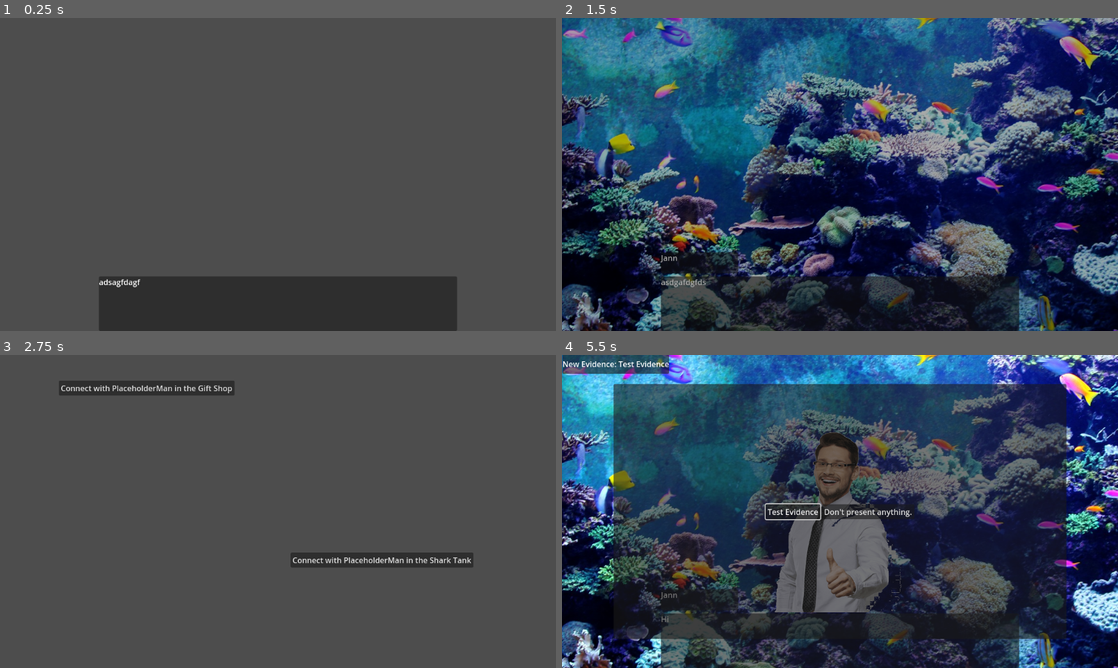
Above: before the commit, frames 1-4 (two rows, left to right).
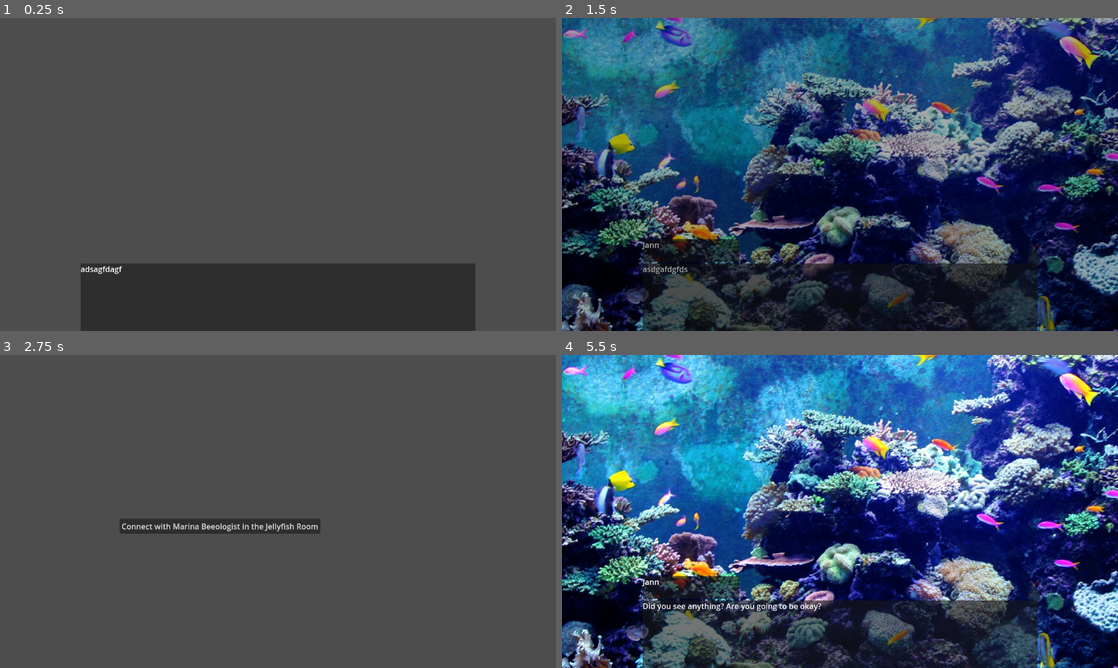
Above: after the commit, the same moments.

Repository: LeslieLlama/ConnectionsNovel
Game: Godot game, scene res://Scenes/main_scene.tscn
Same seed, same stepped clock (60 frames per second), same inputs: the game is played once before the commit and once after it.
Inputs (mouse positions are in pixels of both pictures, inside the frame that each line leads up to):
- Up to frame 1 (0.25 s): no input
- Up to frame 2 (1.5 s): tap Enter at 0.5 s; move the mouse to (962, 158) at 0.52 s; press the mouse at (962, 158) at 0.53 s; move the mouse to (728, 190) at 1.27 s; release the mouse at (728, 190) at 1.28 s; click (728, 190) at 1.35 s
- Up to frame 3 (2.75 s): move the mouse to (333, 442) at 2.02 s; press the mouse at (333, 442) at 2.03 s
- Up to frame 4 (5.5 s): tap Space at 2.75 s; move the mouse to (812, 574) at 2.77 s; release the mouse at (812, 574) at 2.78 s; click (812, 574) at 2.85 s; click "Connect with PlaceholderMan i…" (after the commit: "Connect with Marina Beeologis…") at 3.5 s; move the mouse to (1006, 558) at 4.27 s; press the mouse at (1006, 558) at 4.28 s; tap Enter at 5 s; move the mouse to (673, 464) at 5.02 s; release the mouse at (673, 464) at 5.03 s; click (673, 464) at 5.1 s

The runs differ from the first frame. In frame 1, 4.0% of the frame differs, in the area x 14-86%, y 78-100%; in frame 2, 3.0%; in frame 3, 4.3%; in frame 4, 59%, in the area x 0-91%, y 0-100%.

Commit message:
edit dialogue

Diff:
--- /dev/null
+++ b/Characters/Manager/Manager.tres
@@ -0,0 +1,8 @@
+[gd_resource type="Resource" script_class="Character" load_steps=2 format=3 uid="uid://dolmyrhfklgpc"]
+
+[ext_resource type="Script" uid="uid://cn0ouqhl823wp" path="res://Dialogue/Characters/character.gd" id="1_6puvt"]
+
+[resource]
+script = ExtResource("1_6puvt")
+character_name = "Rival Manager"
+metadata/_custom_type_script = "uid://cn0ouqhl823wp"
--- /dev/null
+++ b/Characters/Manager/Sprites/manager_default.tres
@@ -0,0 +1,9 @@
+[gd_resource type="Resource" script_class="CharacterSprite" load_steps=3 format=3 uid="uid://dn7dwgf4a1tff"]
+
+[ext_resource type="Resource" uid="uid://dolmyrhfklgpc" path="res://Characters/Manager/Manager.tres" id="1_lluem"]
+[ext_resource type="Script" uid="uid://cyi5t1mrsg6gp" path="res://Dialogue/Characters/character_sprite.gd" id="2_vxou3"]
+
+[resource]
+script = ExtResource("2_vxou3")
+character = ExtResource("1_lluem")
+metadata/_custom_type_script = "uid://cyi5t1mrsg6gp"
--- /dev/null
+++ b/Characters/Manager/failure_dialogue.tres
@@ -0,0 +1,29 @@
+[gd_resource type="Resource" script_class="Conversation" load_steps=7 format=3 uid="uid://bpq7le3hbhoyv"]
+
+[ext_resource type="Script" uid="uid://cyus3nuisb47q" path="res://Dialogue/Conversations/ConversationLine.gd" id="1_gb2ox"]
+[ext_resource type="Resource" uid="uid://dn7dwgf4a1tff" path="res://Characters/Manager/Sprites/manager_default.tres" id="2_gb2ox"]
+[ext_resource type="Script" uid="uid://wyclueyiircq" path="res://Dialogue/Conversations/Conversation.gd" id="3_u0i0c"]
+
+[sub_resource type="Resource" id="Resource_m306u"]
+script = ExtResource("1_gb2ox")
+speaker_sprite = ExtResource("2_gb2ox")
+line_type = 0
+text = "Oh, no need to worry about all this."
+metadata/_custom_type_script = "uid://cyus3nuisb47q"
+
+[sub_resource type="Resource" id="Resource_u0i0c"]
+script = ExtResource("1_gb2ox")
+line_type = 0
+text = "This will all sort itself out, no problem!"
+metadata/_custom_type_script = "uid://cyus3nuisb47q"
+
+[sub_resource type="Resource" id="Resource_gb2ox"]
+script = ExtResource("1_gb2ox")
+line_type = 2
+text = "(She totally ignored me...)"
+metadata/_custom_type_script = "uid://cyus3nuisb47q"
+
+[resource]
+script = ExtResource("3_u0i0c")
+lines = Array[ExtResource("1_gb2ox")]([SubResource("Resource_m306u"), SubResource("Resource_u0i0c"), SubResource("Resource_gb2ox")])
+metadata/_custom_type_script = "uid://wyclueyiircq"
--- a/Characters/Rival/Rival.tres
+++ b/Characters/Rival/Rival.tres
@@ -4,5 +4,5 @@
 
 [resource]
 script = ExtResource("1_olovg")
-character_name = "Manager"
+character_name = "Rival Manager"
 metadata/_custom_type_script = "uid://cn0ouqhl823wp"
--- a/Characters/Rival/Sprites/rival_default.tres
+++ b/Characters/Rival/Sprites/rival_default.tres
@@ -1,9 +1,9 @@
 [gd_resource type="Resource" script_class="CharacterSprite" load_steps=3 format=3 uid="uid://dc0k8cfmtflgq"]
 
-[ext_resource type="Resource" uid="uid://vtkiitpiyma0" path="res://Characters/Doctor/doctor.tres" id="1_1nhyj"]
+[ext_resource type="Resource" uid="uid://cm0jhil312k3k" path="res://Characters/Rival/Rival.tres" id="1_0sici"]
 [ext_resource type="Script" uid="uid://cyi5t1mrsg6gp" path="res://Dialogue/Characters/character_sprite.gd" id="2_6ihtm"]
 
 [resource]
 script = ExtResource("2_6ihtm")
-character = ExtResource("1_1nhyj")
+character = ExtResource("1_0sici")
 metadata/_custom_type_script = "uid://cyi5t1mrsg6gp"
--- a/Encounters/Encounters/01_MarineBio.tres
+++ b/Encounters/Encounters/01_MarineBio.tres
@@ -2,14 +2,12 @@
 
 [ext_resource type="Resource" uid="uid://df1t6ibmhos47" path="res://Characters/MarineBio/marine_bio.tres" id="1_6huvg"]
 [ext_resource type="Script" uid="uid://dud2ohjq2nnl2" path="res://Evidence/evidence.gd" id="1_g7k0b"]
+[ext_resource type="Resource" uid="uid://d1db5ytn8uupp" path="res://Map/Locations/Locations/jellyfish_room.tres" id="2_b2kej"]
 [ext_resource type="Script" uid="uid://wyclueyiircq" path="res://Dialogue/Conversations/Conversation.gd" id="2_e5rbb"]
 [ext_resource type="Script" uid="uid://cyus3nuisb47q" path="res://Dialogue/Conversations/ConversationLine.gd" id="3_gbark"]
 [ext_resource type="Script" uid="uid://dm4hymlpjhfx" path="res://Encounters/encounter.gd" id="3_vylco"]
 [ext_resource type="Resource" uid="uid://rkkxodlml40x" path="res://Characters/MarineBio/Sprites/marine_bio_default.tres" id="4_l75ay"]
 [ext_resource type="Resource" path="res://Evidence/Evidence/Business_card.tres" id="5_b2kej"]
-
-[sub_resource type="Resource" id="Resource_6huvg"]
-metadata/__load_path__ = "res://Map/Locations/Locations/marine_biology_room.tres"
 
 [sub_resource type="Resource" id="Resource_8ekco"]
 script = ExtResource("3_gbark")
@@ -74,7 +72,7 @@
 
 [resource]
 script = ExtResource("3_vylco")
-location = SubResource("Resource_6huvg")
+location = ExtResource("2_b2kej")
 character = ExtResource("1_6huvg")
 main_conversation = SubResource("Resource_evdx8")
 presented_evidence = Dictionary[ExtResource("1_g7k0b"), ExtResource("2_e5rbb")]({})
--- a/Encounters/Encounters/02_RivalManager.tres
+++ b/Encounters/Encounters/02_RivalManager.tres
@@ -36,7 +36,7 @@
 [sub_resource type="Resource" id="Resource_qrsvt"]
 script = ExtResource("3_hvmjx")
 line_type = 0
-text = "You *eally don't know much at all do you? Sorry who are you?"
+text = "You *really don't know much at all do you? Sorry who are you?"
 metadata/_custom_type_script = "uid://cyus3nuisb47q"
 
 [sub_resource type="Resource" id="Resource_4ykt3"]
@@ -48,7 +48,7 @@
 [sub_resource type="Resource" id="Resource_dw6jj"]
 script = ExtResource("3_hvmjx")
 line_type = 0
-text = "How quant. Well, his parents died and he inherited their wealth. Spending it everywhere. If he just took my advice and invested in other things he would have so much more to invest in his playthings. Especially after that awful divorce..."
+text = "How quaint. Well, his parents died and he inherited their wealth. Spending it everywhere. If he just took my advice and invested in other things he would have so much more to invest in his playthings. Especially after that awful divorce..."
 metadata/_custom_type_script = "uid://cyus3nuisb47q"
 
 [sub_resource type="Resource" id="Resource_l3asl"]
@@ -72,7 +72,7 @@
 [sub_resource type="Resource" id="Resource_pw4o5"]
 script = ExtResource("3_hvmjx")
 line_type = 0
-text = "I believe. Shame she's not here, she'd love this ordeal. Oh well. Anyway, can't believe you broke the doors. Any chance I could get out?"
+text = "Remora Gray, I believe. Shame she's not here, she'd love this ordeal. Oh well. Anyway, can't believe you broke the doors. Any chance I could get out?"
 metadata/_custom_type_script = "uid://cyus3nuisb47q"
 
 [sub_resource type="Resource" id="Resource_uds17"]
--- a/Encounters/Encounters/03_Manager.tres
+++ b/Encounters/Encounters/03_Manager.tres
@@ -1,6 +1,5 @@
-[gd_resource type="Resource" script_class="Encounter" load_steps=14 format=3 uid="uid://ccubnut7mexgt"]
+[gd_resource type="Resource" script_class="Encounter" load_steps=13 format=3 uid="uid://b43khd7yxo8xp"]
 
-[ext_resource type="Resource" uid="uid://cm0jhil312k3k" path="res://Characters/Rival/Rival.tres" id="1_8srfn"]
 [ext_resource type="Resource" uid="uid://ctvilm557v4vb" path="res://Map/Locations/Locations/shark_tank.tres" id="2_b4ptc"]
 [ext_resource type="Script" uid="uid://cyus3nuisb47q" path="res://Dialogue/Conversations/ConversationLine.gd" id="3_kloxp"]
 [ext_resource type="Resource" uid="uid://dc0k8cfmtflgq" path="res://Characters/Rival/Sprites/rival_default.tres" id="4_8ph3q"]
@@ -47,7 +46,6 @@
 [resource]
 script = ExtResource("7_8qh1e")
 location = ExtResource("2_b4ptc")
-character = ExtResource("1_8srfn")
 main_conversation = SubResource("Resource_evdx8")
 presented_evidence = Dictionary[ExtResource("6_0shsl"), ExtResource("5_oe5aj")]({})
 metadata/_custom_type_script = "uid://dm4hymlpjhfx"
--- a/Encounters/encounter_list.tres
+++ b/Encounters/encounter_list.tres
@@ -1,9 +1,46 @@
-[gd_resource type="Resource" script_class="EncounterList" load_steps=3 format=3 uid="uid://bqhkc2a1u8cmq"]
+[gd_resource type="Resource" script_class="EncounterList" load_steps=16 format=3 uid="uid://bqhkc2a1u8cmq"]
 
 [ext_resource type="Script" uid="uid://dcljxhfsyotad" path="res://Encounters/time_slot.gd" id="1_7ve7g"]
+[ext_resource type="Script" uid="uid://dm4hymlpjhfx" path="res://Encounters/encounter.gd" id="2_2f8c5"]
 [ext_resource type="Script" uid="uid://7bj4bfkt033y" path="res://Encounters/encounter_list.gd" id="2_pntwk"]
+[ext_resource type="Resource" uid="uid://7fbms1isntul" path="res://Encounters/Encounters/01_MarineBio.tres" id="3_q8u8x"]
+[ext_resource type="Resource" path="res://Encounters/Encounters/02_RivalManager.tres" id="4_jfcpk"]
+[ext_resource type="Resource" path="res://Encounters/Encounters/03_Manager.tres" id="5_0agj0"]
+[ext_resource type="Resource" uid="uid://danhxih0h3i52" path="res://Encounters/Encounters/04_Doctor.tres" id="6_qr4da"]
+[ext_resource type="Resource" uid="uid://14f0bxunnrps" path="res://Encounters/Encounters/05_Penguin.tres" id="7_aibs1"]
+[ext_resource type="Resource" uid="uid://onfusuttgf5r" path="res://Encounters/Encounters/06_Doctor.tres" id="8_0qnd3"]
+
+[sub_resource type="Resource" id="Resource_ms0p5"]
+script = ExtResource("1_7ve7g")
+encounters = Array[ExtResource("2_2f8c5")]([ExtResource("3_q8u8x")])
+metadata/_custom_type_script = "uid://dcljxhfsyotad"
+
+[sub_resource type="Resource" id="Resource_b3j77"]
+script = ExtResource("1_7ve7g")
+encounters = Array[ExtResource("2_2f8c5")]([ExtResource("4_jfcpk")])
+metadata/_custom_type_script = "uid://dcljxhfsyotad"
+
+[sub_resource type="Resource" id="Resource_lb1g7"]
+script = ExtResource("1_7ve7g")
+encounters = Array[ExtResource("2_2f8c5")]([ExtResource("5_0agj0")])
+metadata/_custom_type_script = "uid://dcljxhfsyotad"
+
+[sub_resource type="Resource" id="Resource_kk5hy"]
+script = ExtResource("1_7ve7g")
+encounters = Array[ExtResource("2_2f8c5")]([ExtResource("6_qr4da")])
+metadata/_custom_type_script = "uid://dcljxhfsyotad"
+
+[sub_resource type="Resource" id="Resource_kvtwq"]
+script = ExtResource("1_7ve7g")
+encounters = Array[ExtResource("2_2f8c5")]([ExtResource("7_aibs1")])
+metadata/_custom_type_script = "uid://dcljxhfsyotad"
+
+[sub_resource type="Resource" id="Resource_uu02g"]
+script = ExtResource("1_7ve7g")
+encounters = Array[ExtResource("2_2f8c5")]([ExtResource("8_0qnd3")])
+metadata/_custom_type_script = "uid://dcljxhfsyotad"
 
 [resource]
 script = ExtResource("2_pntwk")
-encounters = Array[ExtResource("1_7ve7g")]([])
+encounters = Array[ExtResource("1_7ve7g")]([SubResource("Resource_ms0p5"), SubResource("Resource_b3j77"), SubResource("Resource_lb1g7"), SubResource("Resource_kk5hy"), SubResource("Resource_kvtwq"), SubResource("Resource_uu02g")])
 metadata/_custom_type_script = "uid://7bj4bfkt033y"
--- a/Scenes/dialogue_scene.tscn
+++ b/Scenes/dialogue_scene.tscn
@@ -40,9 +40,9 @@
 anchor_top = 1.0
 anchor_right = 1.0
 anchor_bottom = 1.0
-offset_left = 205.0
-offset_top = -113.0
-offset_right = -205.0
+offset_left = 167.0
+offset_top = -140.0
+offset_right = -167.0
 grow_horizontal = 2
 grow_vertical = 0
 
@@ -54,6 +54,8 @@
 anchor_bottom = 1.0
 grow_horizontal = 2
 grow_vertical = 2
+autowrap_mode = 3
+visible_characters_behavior = 1
 
 [node name="NameboxPanel" type="Panel" parent="TextboxPanel"]
 unique_name_in_owner = true
@@ -62,13 +64,16 @@
 anchor_right = 1.0
 anchor_bottom = 1.0
 offset_top = -50.0
-offset_right = -582.0
-offset_bottom = -119.0
+offset_right = -618.0
+offset_bottom = -143.0
 grow_horizontal = 2
 grow_vertical = 2
 
 [node name="Namebox" type="Label" parent="TextboxPanel/NameboxPanel"]
 unique_name_in_owner = true
-layout_mode = 0
-offset_right = 40.0
-offset_bottom = 23.0
+layout_mode = 1
+anchors_preset = 15
+anchor_right = 1.0
+anchor_bottom = 1.0
+grow_horizontal = 2
+grow_vertical = 2
--- a/Scenes/main_scene.tscn
+++ b/Scenes/main_scene.tscn
@@ -1,14 +1,10 @@
-[gd_scene load_steps=16 format=3 uid="uid://bnnu564520kqb"]
+[gd_scene load_steps=9 format=3 uid="uid://bnnu564520kqb"]
 
 [ext_resource type="Script" uid="uid://71mu4uprdedf" path="res://Scenes/main_scene.gd" id="1_52fb6"]
-[ext_resource type="Script" uid="uid://dcljxhfsyotad" path="res://Encounters/time_slot.gd" id="2_6ev3c"]
-[ext_resource type="Resource" uid="uid://ctgo3viqqb84u" path="res://Encounters/Encounters/Testing/test_encounter.tres" id="2_6l7je"]
 [ext_resource type="Script" uid="uid://cyus3nuisb47q" path="res://Dialogue/Conversations/ConversationLine.gd" id="2_huasi"]
 [ext_resource type="Script" uid="uid://wyclueyiircq" path="res://Dialogue/Conversations/Conversation.gd" id="3_iacmt"]
 [ext_resource type="Texture2D" uid="uid://indal5ue72rx" path="res://Assets/Backgrounds/placeholder.png" id="3_m1efj"]
-[ext_resource type="Script" uid="uid://dm4hymlpjhfx" path="res://Encounters/encounter.gd" id="4_6ev3c"]
-[ext_resource type="Resource" uid="uid://bxrfhiwbeq05h" path="res://Encounters/Encounters/Testing/test_encounter2.tres" id="5_maf8m"]
-[ext_resource type="Script" uid="uid://7bj4bfkt033y" path="res://Encounters/encounter_list.gd" id="6_huasi"]
+[ext_resource type="Resource" uid="uid://bqhkc2a1u8cmq" path="res://Encounters/encounter_list.tres" id="5_iacmt"]
 
 [sub_resource type="Resource" id="Resource_drdnd"]
 script = ExtResource("2_huasi")
@@ -28,21 +24,6 @@
 lines = Array[ExtResource("2_huasi")]([SubResource("Resource_drdnd"), SubResource("Resource_ioaeq")])
 metadata/_custom_type_script = "uid://wyclueyiircq"
 
-[sub_resource type="Resource" id="Resource_m1efj"]
-script = ExtResource("2_6ev3c")
-encounters = Array[ExtResource("4_6ev3c")]([ExtResource("2_6l7je"), ExtResource("5_maf8m")])
-metadata/_custom_type_script = "uid://dcljxhfsyotad"
-
-[sub_resource type="Resource" id="Resource_mai8y"]
-script = ExtResource("2_6ev3c")
-encounters = Array[ExtResource("4_6ev3c")]([ExtResource("2_6l7je")])
-metadata/_custom_type_script = "uid://dcljxhfsyotad"
-
-[sub_resource type="Resource" id="Resource_76v2p"]
-script = ExtResource("6_huasi")
-encounters = Array[ExtResource("2_6ev3c")]([SubResource("Resource_m1efj"), SubResource("Resource_mai8y")])
-metadata/_custom_type_script = "uid://7bj4bfkt033y"
-
 [node name="MainScene" type="Control"]
 layout_mode = 3
 anchors_preset = 15
@@ -52,7 +33,7 @@
 grow_vertical = 2
 script = ExtResource("1_52fb6")
 intro_scene = SubResource("Resource_7ewk0")
-encounters = SubResource("Resource_76v2p")
+encounters = ExtResource("5_iacmt")
 
 [node name="CanvasLayer" type="CanvasLayer" parent="."]
 
Not shown: 1 places in Encounters/Encounters/01_MarineBio.tres that only renumber resources
Not shown: 1 places in Encounters/Encounters/02_RivalManager.tres that only renumber resources
